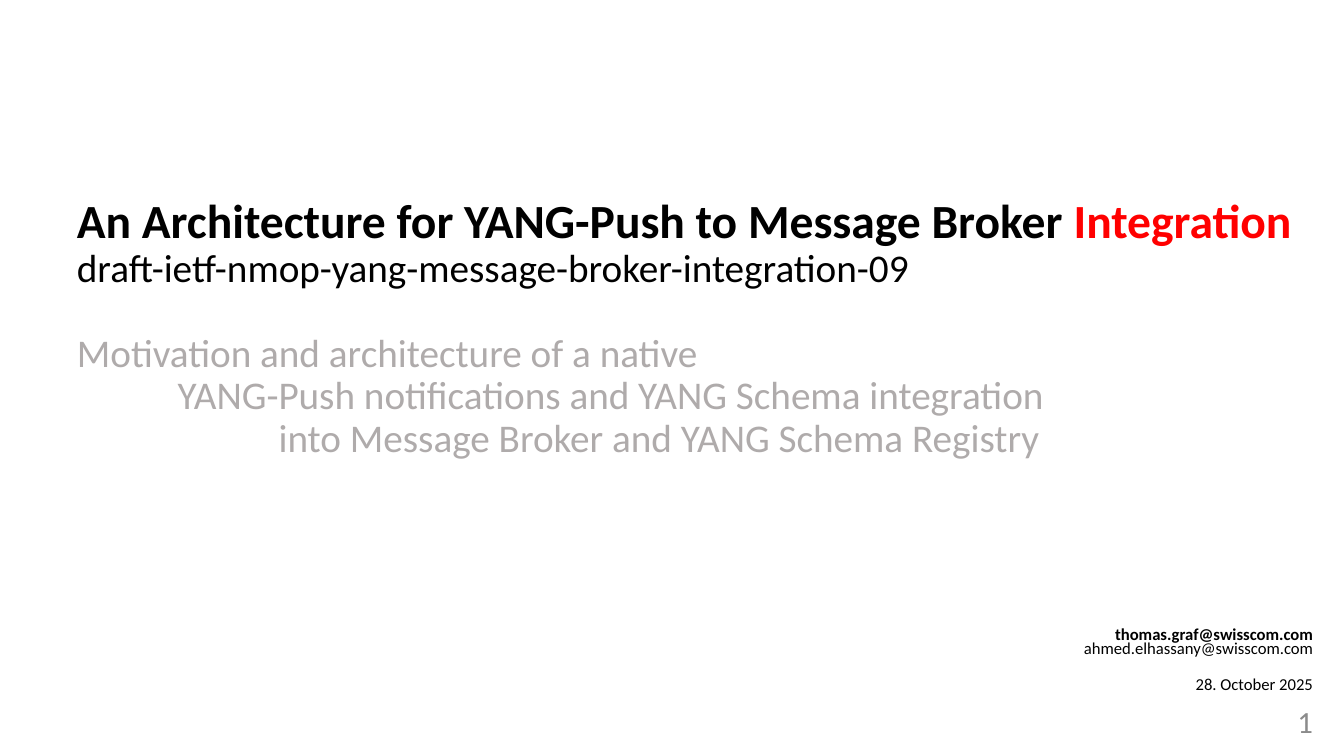
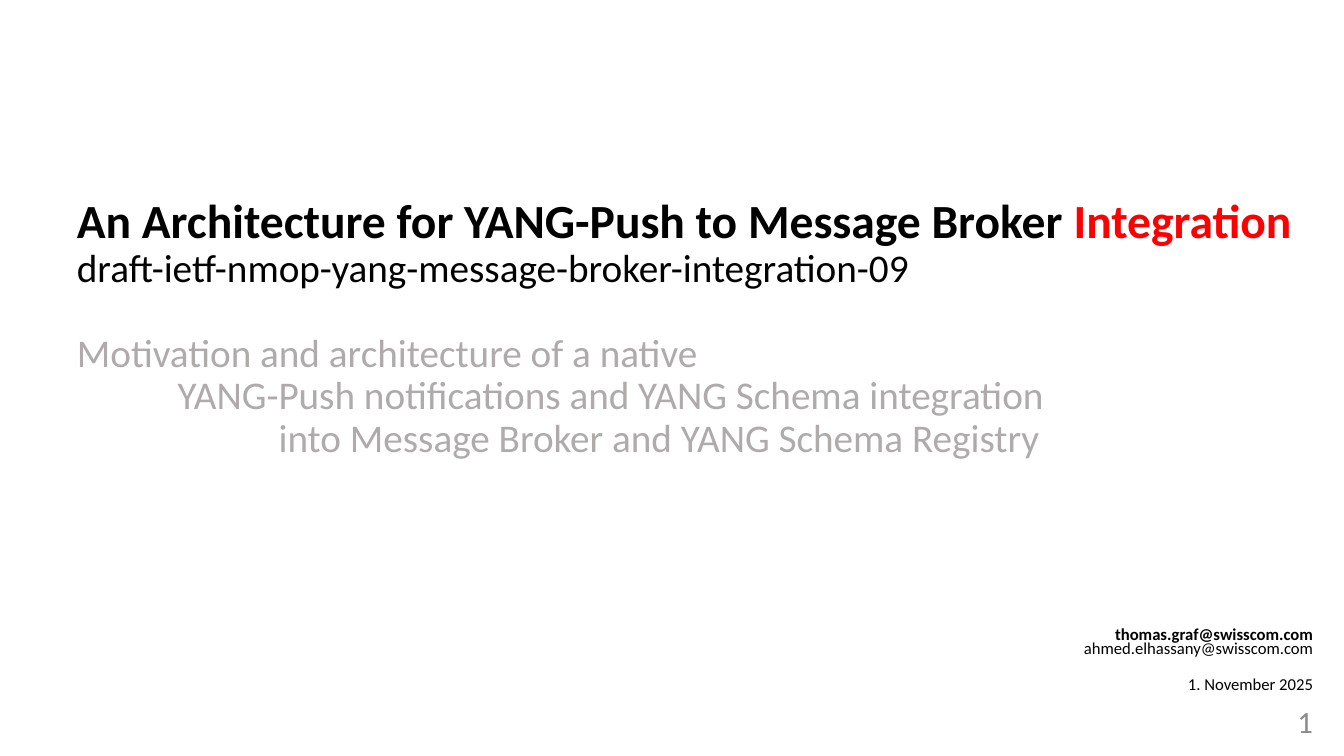
Before and after one commit to network-analytics/ietf-network-analytics-document-status, a slide deck: slide 1 of 124/NMOP/draft-ietf-nmop-yang-message-broker-integration-09-telemetry-message-03.pptx. Drawn at 1344x756 pixels with LibreOffice and Linux fonts; fonts in the diff are those of the drawing. Boxes give left, top, right and bottom in pixels: in the first picture for what was removed or moved away, otherwise in the second. Text is boxed around its words. In the diff, an @@ line names an element or a change of style, - is before the commit and + after.

```diff
--- a/124/NMOP/draft-ietf-nmop-yang-message-broker-integration-09-telemetry-message-03.pptx
+++ b/124/NMOP/draft-ietf-nmop-yang-message-broker-integration-09-telemetry-message-03.pptx
@@ text at <box>1188,678,1313,690</box>: text changed @@
-28. October 2025
+1. November 2025
```
Also in this commit, not shown: 4 other slides changed, 1 other file.
